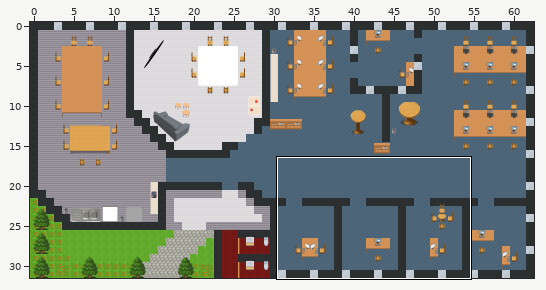
Two versions of a level (Tiled map (JSON), map.tmj). The first picture is a wide view before the edit; the outline marks the close-up.
Close-up. First the earlier version:
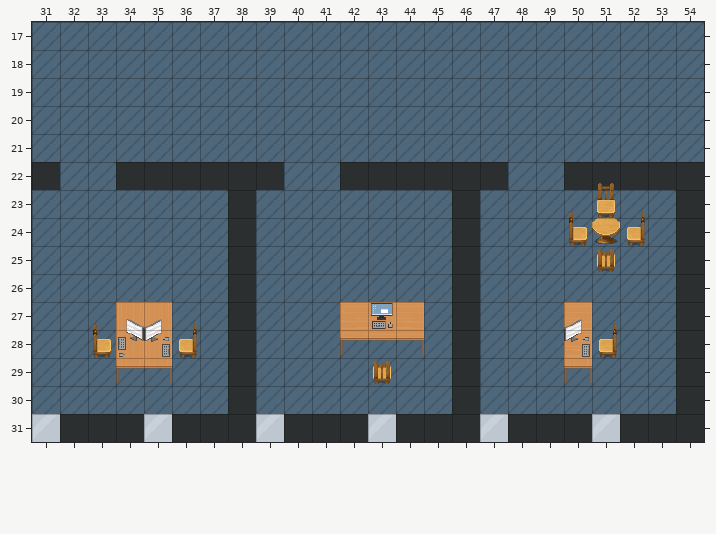
Cells are 32x32 px. Shown: x 31..54, y 17..31. The commit also changed other parts of the map, which this record leaves out.
Now the later version:
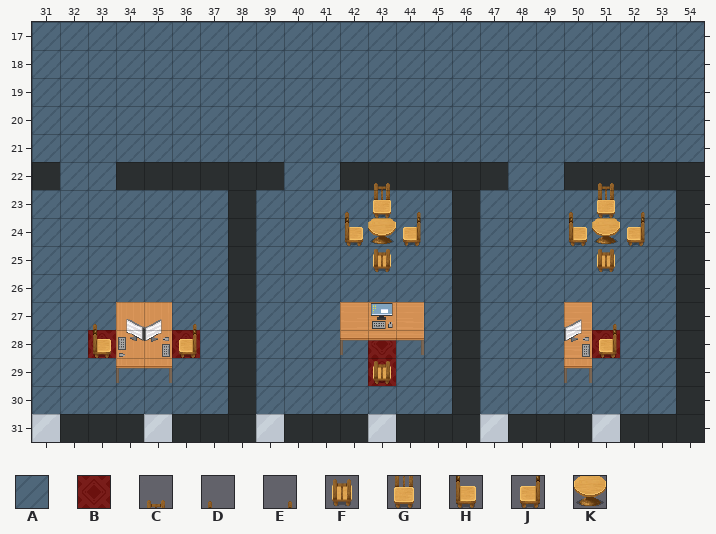
Key: from "WA_Room_Builder": A 360, B 387; from "WA_Seats - v2": C 261, D 262, E 263, F 280, G 281, H 282, J 283; from "WA_Tables": K 172.
_ is an empty cell.
What changed:
Layer "floor/floor1":
y 28: x 33 A -> B; x 36 A -> B; x 43 A -> B; x 51 A -> B
y 29: x 43 A -> B
Layer "furniture/furniture":
y 22: x 43 _ -> C
y 23: x 42..44 ___ -> DGE
y 24: x 42..44 ___ -> HKJ
y 25: x 43 _ -> F
